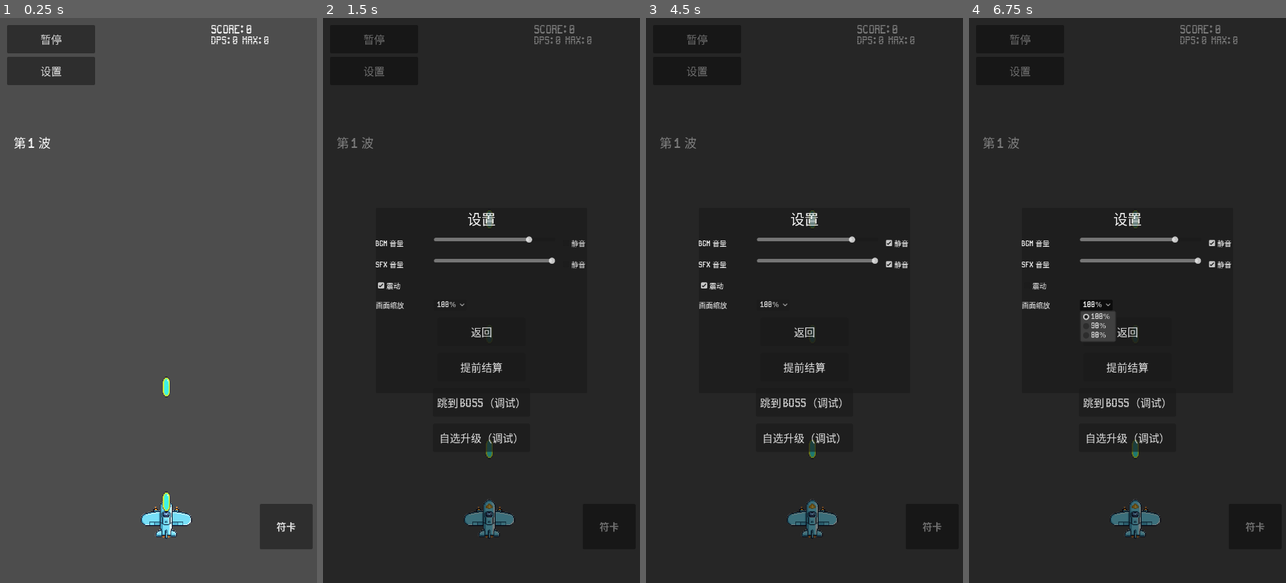
Above: before the commit, frames 1-4 (left to right).
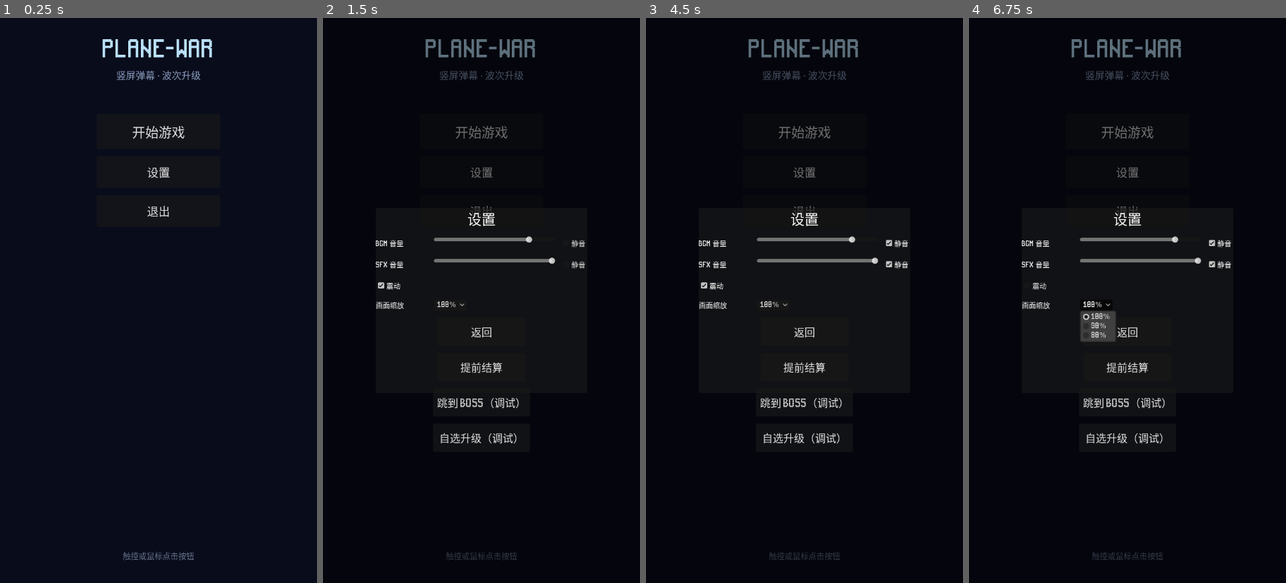
Above: after the commit, the same moments.

Repository: qingzhixing/plane-war
Game: Godot game, scene res://scenes/MainMenu.tscn
Two runs of this game, one before a commit and one after it. Both use one fixed random seed, a clock stepped at 60 frames per second and the inputs below. Before the commit the project starts from res://scenes/Main.tscn. Sound files missing from this copy of the repository are replaced by a short silence.
Inputs (mouse positions are in pixels of both pictures, inside the frame that each line leads up to):
- Up to frame 1 (0.25 s): no input
- Up to frame 2 (1.5 s): click "设置" at 0.5 s; click (481, 131) at 1.25 s, where only the run after the commit has a clickable "开始游戏"
- Up to frame 3 (4.5 s): click (804, 131) at 2 s, where only the run after the commit has a clickable "开始游戏"; click (696, 40) at 2.75 s, where only the run before the commit has a clickable "暂停"; click "静音" at 3.5 s; click "静音" at 4.25 s
- Up to frame 4 (6.75 s): click (1254, 526) at 5 s, where only the run before the commit has a clickable "符卡"; click "震动" at 5.75 s; click "100%" at 6.5 s

The runs differ from the first frame. In frame 1, 100% of the frame differs, in the area x 0-100%, y 0-100%; in frame 2, 71%; in frame 3, 71%; in frame 4, 71%.

Commit message:
📦 NEW: 主菜单为启动场景与结算回主菜单
Made-with: Cursor

Diff:
--- a/project.godot
+++ b/project.godot
@@ -15,7 +15,7 @@
 [application]
 
 config/name="plane-war"
-run/main_scene="uid://btv236w48os2y"
+run/main_scene="uid://mainmenu"
 config/features=PackedStringArray("4.6", "Mobile")
 config/icon="res://icon.svg"
 
--- a/scenes/Main.tscn
+++ b/scenes/Main.tscn
@@ -158,6 +158,13 @@
 theme_override_font_sizes/font_size = 32
 text = "重新开始"
 
+[node name="MainMenuButton" type="Button" parent="GameOver/Root/Center/VBox" unique_id=676963161]
+unique_name_in_owner = true
+custom_minimum_size = Vector2(260, 80)
+layout_mode = 2
+theme_override_font_sizes/font_size = 28
+text = "主菜单"
+
 [node name="UpgradeUI" type="CanvasLayer" parent="." unique_id=1043995664]
 process_mode = 3
 script = ExtResource("7_upgrade_ui")
--- a/scenes/MainMenu.tscn
+++ b/scenes/MainMenu.tscn
@@ -1,13 +1,21 @@
-[gd_scene load_steps=4 format=3 uid="uid://mainmenu"]
+[gd_scene load_steps=5 format=3 uid="uid://mainmenu"]
 
 [ext_resource type="Script" path="res://scripts/main_menu.gd" id="1_script"]
-[ext_resource type="Script" path="res://scripts/settings_ui.gd" id="2_settings"]
-[ext_resource type="Theme" path="res://assets/theme/default_ui_theme.tres" id="3_ui_theme"]
+[ext_resource type="PackedScene" uid="uid://btv236w48os2y" path="res://scenes/Main.tscn" id="2_main"]
+[ext_resource type="Script" path="res://scripts/settings_ui.gd" id="3_settings"]
+[ext_resource type="Theme" path="res://assets/theme/default_ui_theme.tres" id="4_theme"]
 
 [node name="MainMenuRoot" type="Control"]
-theme = ExtResource("3_ui_theme")
+layout_mode = 3
+anchors_preset = 15
+anchor_right = 1.0
+anchor_bottom = 1.0
+grow_horizontal = 2
+grow_vertical = 2
+theme = ExtResource("4_theme")
 script = ExtResource("1_script")
+game_scene = ExtResource("2_main")
 
 [node name="SettingsUI" type="CanvasLayer" parent="."]
 process_mode = 3
-script = ExtResource("2_settings")
+script = ExtResource("3_settings")
--- a/scripts/main_menu.gd
+++ b/scripts/main_menu.gd
@@ -1,4 +1,6 @@
 extends Control
+
+const _THEME: Theme = preload("res://assets/theme/default_ui_theme.tres")
 
 @export var game_scene: PackedScene
 
@@ -6,42 +8,99 @@
 var _settings_button: Button
 var _quit_button: Button
 
+
 func _ready() -> void:
 	if game_scene == null:
-		game_scene = load("res://scenes/Main.tscn")
+		game_scene = load("res://scenes/Main.tscn") as PackedScene
 
 	set_anchors_preset(Control.PRESET_FULL_RECT)
 	set_offsets_preset(Control.PRESET_FULL_RECT)
+	mouse_filter = Control.MOUSE_FILTER_STOP
+	theme = _THEME
 
-	var center := CenterContainer.new()
-	center.set_anchors_preset(Control.PRESET_FULL_RECT)
-	center.set_offsets_preset(Control.PRESET_FULL_RECT)
-	add_child(center)
+	var bg := ColorRect.new()
+	bg.color = Color(0.06, 0.07, 0.14, 1.0)
+	bg.set_anchors_preset(Control.PRESET_FULL_RECT)
+	bg.set_offsets_preset(Control.PRESET_FULL_RECT)
+	bg.mouse_filter = Control.MOUSE_FILTER_IGNORE
+	add_child(bg)
+
+	var vignette := ColorRect.new()
+	vignette.color = Color(0.02, 0.03, 0.08, 0.55)
+	vignette.set_anchors_preset(Control.PRESET_FULL_RECT)
+	vignette.set_offsets_preset(Control.PRESET_FULL_RECT)
+	vignette.mouse_filter = Control.MOUSE_FILTER_IGNORE
+	add_child(vignette)
+
+	var margin := MarginContainer.new()
+	margin.set_anchors_preset(Control.PRESET_FULL_RECT)
+	margin.set_offsets_preset(Control.PRESET_FULL_RECT)
+	margin.add_theme_constant_override("margin_left", 32)
+	margin.add_theme_constant_override("margin_right", 32)
+	margin.add_theme_constant_override("margin_top", 48)
+	margin.add_theme_constant_override("margin_bottom", 48)
+	add_child(margin)
 
 	var vbox := VBoxContainer.new()
-	vbox.add_theme_constant_override("separation", 24)
-	center.add_child(vbox)
+	vbox.add_theme_constant_override("separation", 20)
+	vbox.set_anchors_preset(Control.PRESET_FULL_RECT)
+	vbox.set_offsets_preset(Control.PRESET_FULL_RECT)
+	margin.add_child(vbox)
+
+	var title := Label.new()
+	title.text = "plane-war"
+	title.horizontal_alignment = HORIZONTAL_ALIGNMENT_CENTER
+	title.add_theme_font_size_override("font_size", 52)
+	title.add_theme_color_override("font_color", Color(0.75, 0.9, 1.0))
+	vbox.add_child(title)
+
+	var sub := Label.new()
+	sub.text = "竖屏弹幕 · 波次升级"
+	sub.horizontal_alignment = HORIZONTAL_ALIGNMENT_CENTER
+	sub.add_theme_font_size_override("font_size", 22)
+	sub.add_theme_color_override("font_color", Color(0.55, 0.62, 0.75))
+	vbox.add_child(sub)
+
+	var spacer := Control.new()
+	spacer.custom_minimum_size = Vector2(0, 32)
+	spacer.size_flags_vertical = Control.SIZE_SHRINK_CENTER
+	vbox.add_child(spacer)
+
+	var btn_box := VBoxContainer.new()
+	btn_box.add_theme_constant_override("separation", 16)
+	btn_box.size_flags_horizontal = Control.SIZE_SHRINK_CENTER
+	btn_box.alignment = BoxContainer.ALIGNMENT_CENTER
+	vbox.add_child(btn_box)
 
 	_start_button = Button.new()
 	_start_button.text = "开始游戏"
-	_start_button.custom_minimum_size = Vector2(260, 80)
-	_start_button.add_theme_font_size_override("font_size", 28)
+	_start_button.custom_minimum_size = Vector2(280, 80)
+	_start_button.add_theme_font_size_override("font_size", 30)
 	_start_button.pressed.connect(_on_start_pressed)
-	vbox.add_child(_start_button)
+	btn_box.add_child(_start_button)
 
 	_settings_button = Button.new()
 	_settings_button.text = "设置"
-	_settings_button.custom_minimum_size = Vector2(260, 80)
-	_settings_button.add_theme_font_size_override("font_size", 28)
+	_settings_button.custom_minimum_size = Vector2(280, 72)
+	_settings_button.add_theme_font_size_override("font_size", 26)
 	_settings_button.pressed.connect(_on_settings_pressed)
-	vbox.add_child(_settings_button)
+	btn_box.add_child(_settings_button)
 
 	_quit_button = Button.new()
 	_quit_button.text = "退出"
-	_quit_button.custom_minimum_size = Vector2(260, 80)
-	_quit_button.add_theme_font_size_override("font_size", 28)
+	_quit_button.custom_minimum_size = Vector2(280, 72)
+	_quit_button.add_theme_font_size_override("font_size", 26)
 	_quit_button.pressed.connect(_on_quit_pressed)
-	vbox.add_child(_quit_button)
+	btn_box.add_child(_quit_button)
+
+	var footer := Label.new()
+	footer.text = "触控或鼠标点击按钮"
+	footer.horizontal_alignment = HORIZONTAL_ALIGNMENT_CENTER
+	footer.add_theme_font_size_override("font_size", 18)
+	footer.add_theme_color_override("font_color", Color(0.4, 0.45, 0.55))
+	footer.size_flags_vertical = Control.SIZE_EXPAND_FILL
+	footer.vertical_alignment = VERTICAL_ALIGNMENT_BOTTOM
+	vbox.add_child(footer)
 
 
 func _on_start_pressed() -> void:
@@ -52,7 +111,7 @@
 
 func _on_settings_pressed() -> void:
 	var settings := get_tree().get_first_node_in_group("settings_menu")
-	if settings != null and settings.has_method("show_settings"):
+	if settings != null and settings.has_method("show_settings_from_menu"):
 		settings.show_settings_from_menu()
 
 
Not shown, added: scripts/debug_upgrade_picker.gd.uid
